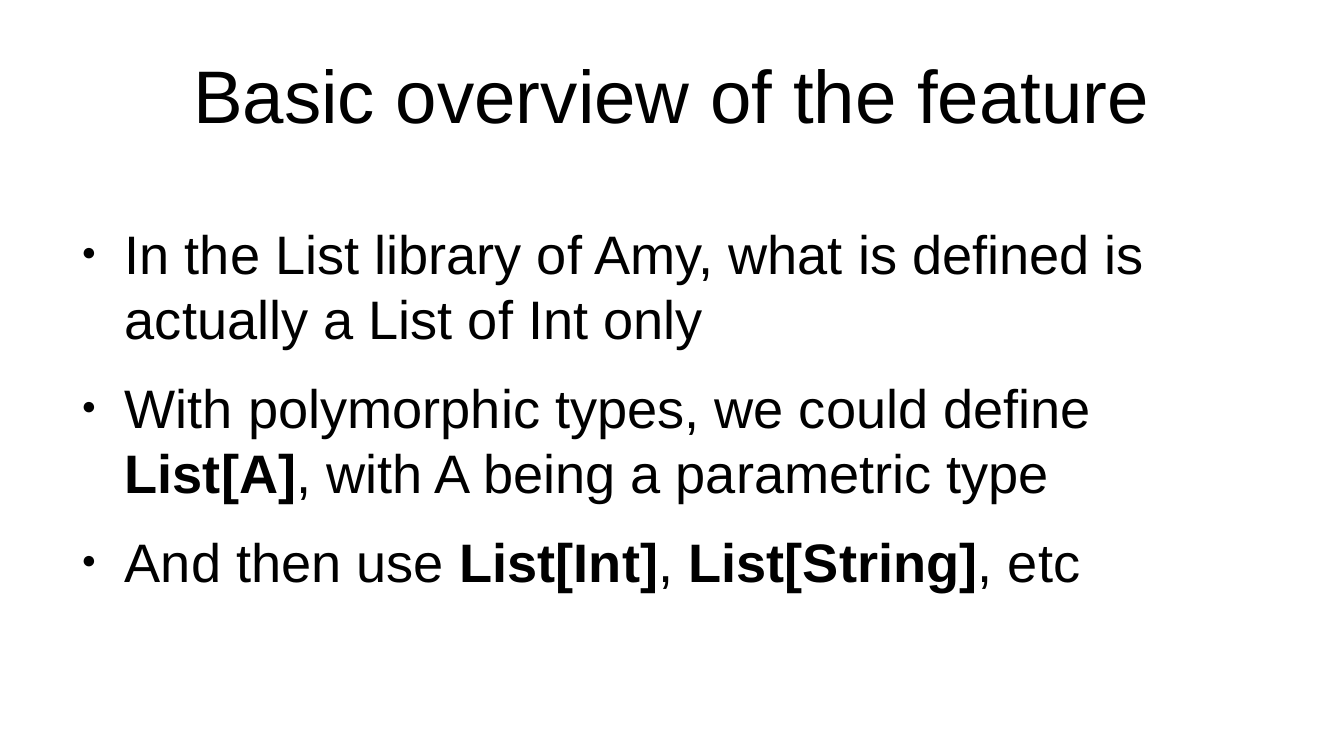
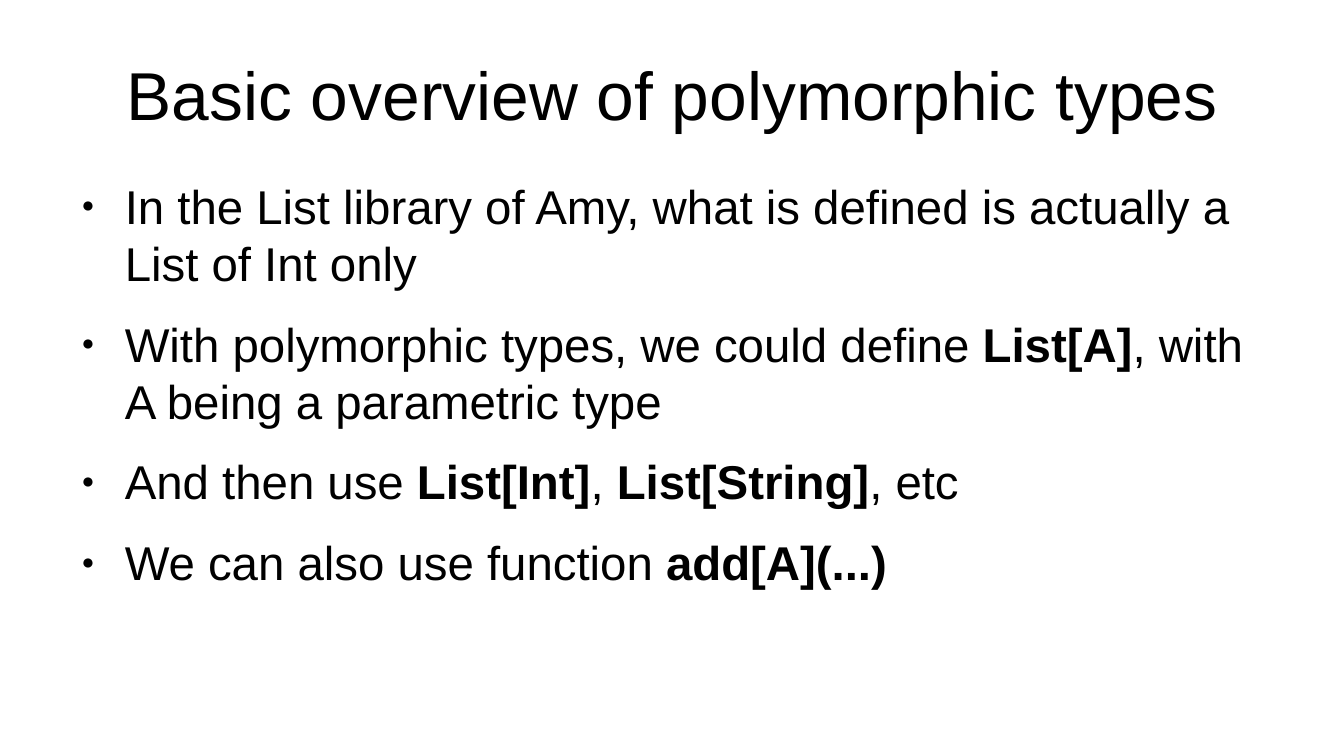
Before and after one commit to SFulpius/CLP-lab07, a slide deck: slide 2 of lab07_presentation.odp. Drawn at 1344x756 pixels with LibreOffice and Linux fonts; fonts in the diff are those of the drawing. Boxes give left, top, right and bottom in pixels: in the first picture for what was removed or moved away, otherwise in the second. Text is boxed around its words. In the diff, an @@ line names an element or a change of style, - is before the commit and + after.

```diff
--- a/lab07_presentation.odp
+++ b/lab07_presentation.odp
@@ title at (127,71,1218,133): text changed; size 44 to 40 pt @@
-Basic overview of the feature
+Basic overview of polymorphic types
@@ text "In the List library of ...": place and size @@
-text "In the List library of ..." at (125,234,1144,591)
+text "In the List library of ..." at (125,189,1243,590)
@@ text at (125,189,1243,509): size 32 to 28 pt in "In the List library of Amy, what ...", "With polymorphic types, we could define List[A], ...", "And then use List[Int], List[String], etc" @@
@@ text at (125,545,887,590): paragraph added @@
+● We can also use function add[A](...)
```
Also in this commit, not shown: 7 other slides changed, 1 other file.
